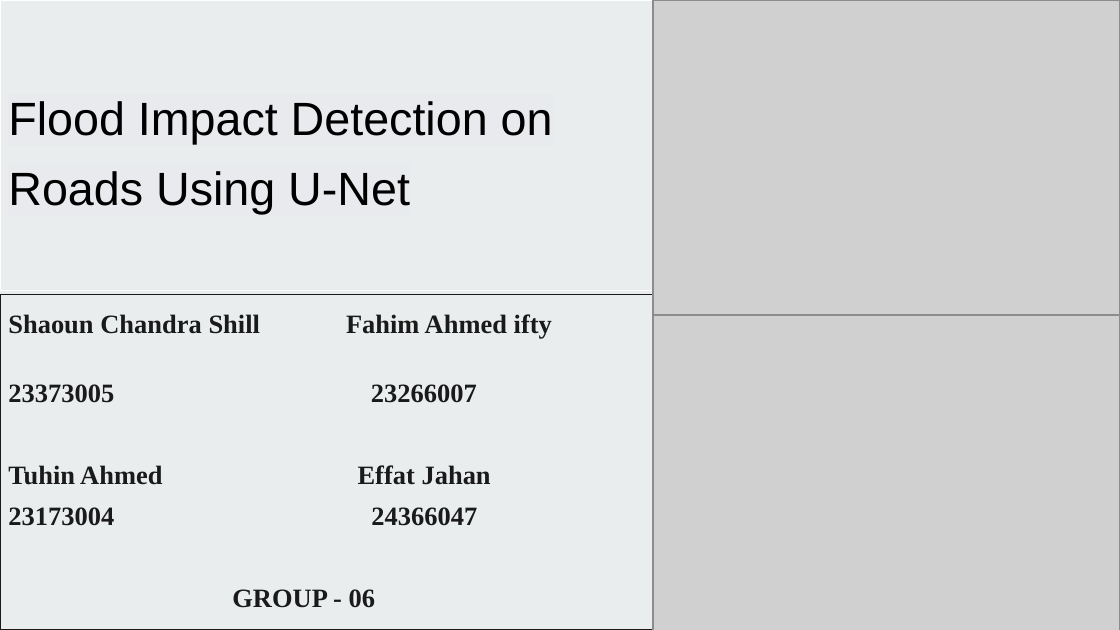
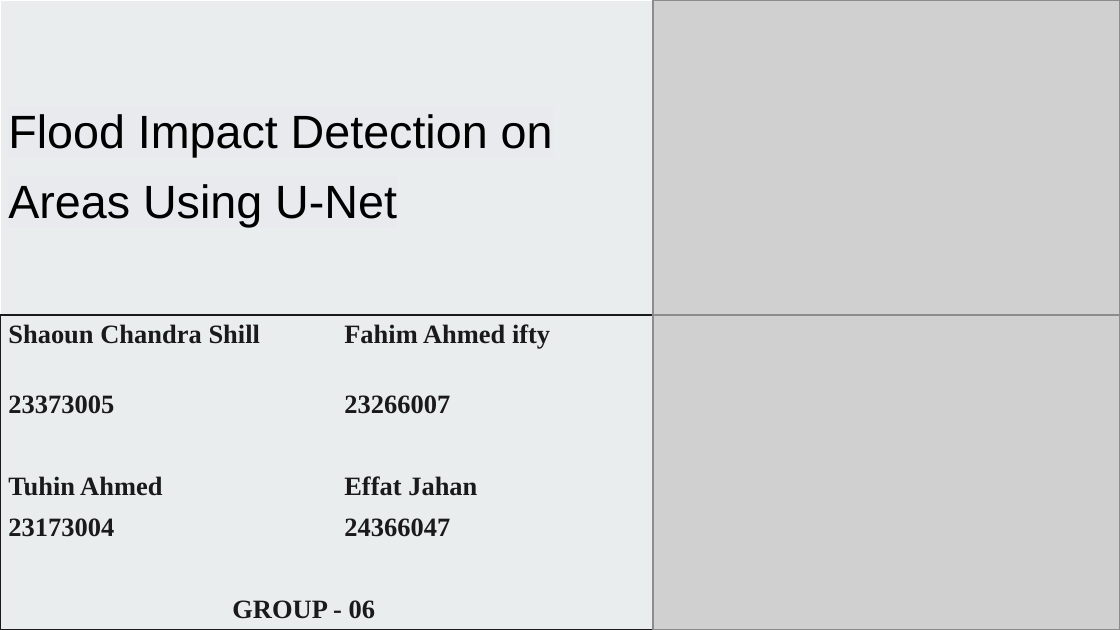
Before and after one commit to Shaoun18/CSE713, a slide deck: slide 1 of Final Project/Task_4a/Flood Impact Detection on Roads Using U-Net.pptx. Drawn at 1120x630 pixels with LibreOffice and Linux fonts; fonts in the diff are those of the drawing; grey boxes stand for pictures. Boxes give left, top, right and bottom in pixels: in the first picture for what was removed or moved away, otherwise in the second. Text is boxed around its words. In the diff, an @@ line names an element or a change of style, - is before the commit and + after.

```diff
--- a/Final Project/Task_4a/Flood Impact Detection on Roads Using U-Net.pptx
+++ b/Final Project/Task_4a/Flood Impact Detection on Roads Using U-Net.pptx
@@ rectangle "Flood Impact Detection on Areas ...": place and size @@
-rectangle "Flood Impact Detection on Areas ..." at box(0, 0, 653, 291)
+rectangle "Flood Impact Detection on Areas ..." at box(0, 0, 653, 315)
@@ rectangle removed at box(762, 0, 1120, 630) @@
@@ text in rectangle at box(8, 114, 553, 227): text changed @@
-Flood Impact Detection on Roads Using U-Net
+Flood Impact Detection on Areas Using U-Net
@@ rectangle "Shaoun Chandra Shill Fahim Ahmed ...": place and size @@
-rectangle "Shaoun Chandra Shill Fahim Ahmed ..." at box(0, 295, 653, 630)
+rectangle "Shaoun Chandra Shill Fahim Ahmed ..." at box(0, 315, 653, 629)
```
Also in this commit, not shown: 1 other slide changed, 11 slides added.
